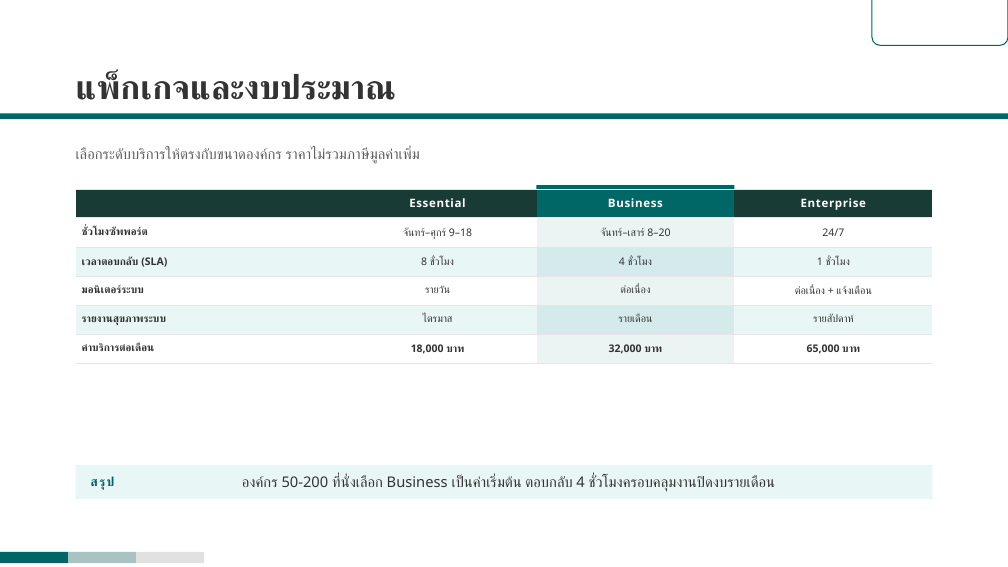
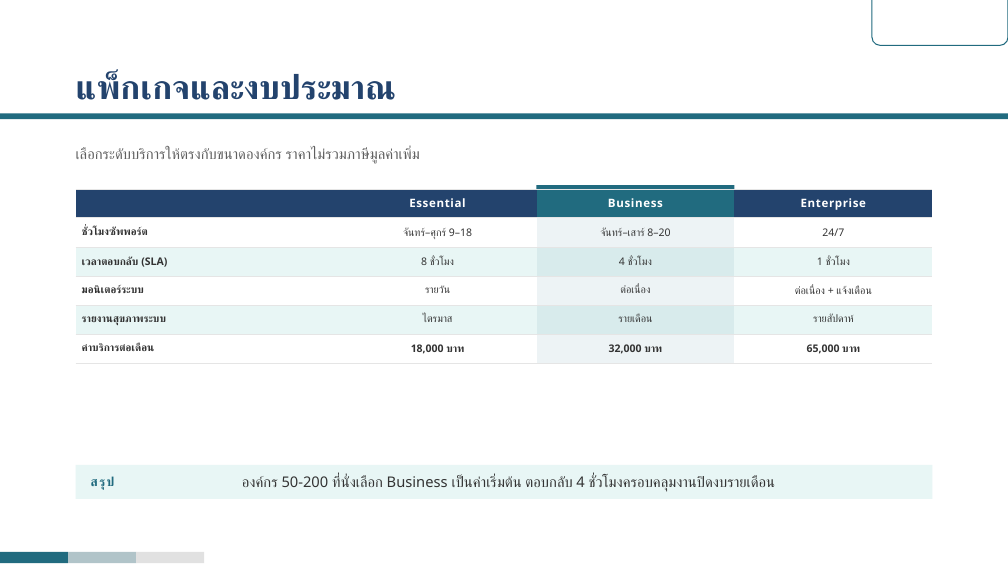
Before and after one commit to rofthanakrit-maker/nct-design-system, a slide deck: slide 17 of NCT-Slide-Template-Corp-Demo.pptx. Drawn at 1008x567 pixels with LibreOffice and Linux fonts; fonts in the diff are those of the drawing; background and template pictures are left out. Boxes give left, top, right and bottom in pixels: in the first picture for what was removed or moved away, otherwise in the second. Text is boxed around its words. In the diff, an @@ line names an element or a change of style, - is before the commit and + after.

Commit message:
Dress corp in the website palette and make it the default brand
Corp carried its own teal set (#006666 accent, #8CC2C2 on dark, #193B36 dark
fill, ink headings). It now wears the same colours as web - TEAL, TEAL_UP,
NAVY, DEEP - and differs only in chrome geometry: full-bleed rule, corner
lockup, three-segment foot bar.

- tokens.py drops CORP, CORP_DEEP and CORP_UP; CORP_BAR_MID is recomputed
  as TEAL under CORP_DIM at 75% (#B1C4C9).
- parts_master's accent/accent_up/heading/dark/deep return the web values in
  both brands, and the corp rule, lockup outline and foot bar read accent().
- slides.css no longer repoints the role tokens under .nct-slide--corp.
- check_template's brand-leak check is gone: house colours in a corp build
  are now the intent, not a leak.

Corp is also the default brand: Slide/Deck default to brand="corp", and
conventions.md tells the design agent to build every deck in corp (and start
PowerPoint work from NCT-Slide-Template-Corp.potx) unless asked for web. The
house demo deck and its preview now pass brand="web" explicitly.

Templates rebuilt, check_template passes on all four files, previews
re-rendered from PowerPoint.

```diff
--- a/NCT-Slide-Template-Corp-Demo.pptx
+++ b/NCT-Slide-Template-Corp-Demo.pptx
@@ round same rect at (872, 0, 1008, 45): outline #006666 1 pt to #216B7F 1 pt @@
@@ title "แพ็กเกจและงบประมาณ" at (76, 73, 396, 100): text colour #333333 to #23436D @@
@@ table at (76, 189, 933, 364) @@
@@ fill #193B36 to #23436D in 3 cells @@
@@ fill #006666 to #216B7F in row 1, column 3 @@
@@ fill #EBF3F3 to #EDF3F5 in 3 cells @@
@@ fill #D5EAEA to #D8EBEC in 2 cells @@
@@ text "สรุป" at (91, 477, 115, 490): text colour #006666 to #216B7F @@
@@ fill #006666 to #216B7F in 3 elements at (537, 185, 735, 189), (0, 113, 1008, 119), (0, 552, 68, 563) @@
@@ rectangle at (68, 552, 136, 563): fill #A9C2C2 to #B1C4C9 @@
```
Also in this commit, not shown: 19 other slides changed, 40 other files.
